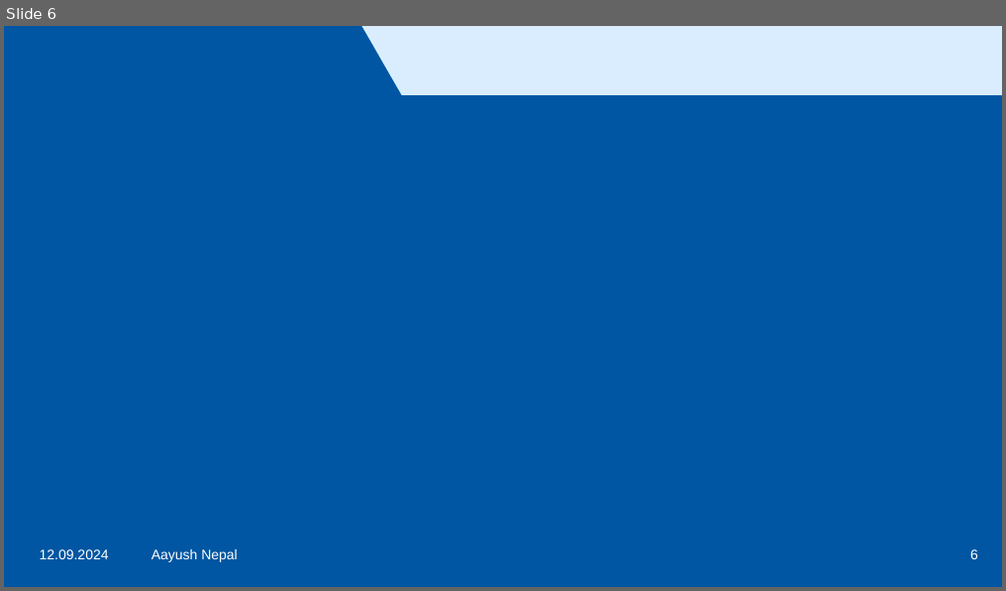
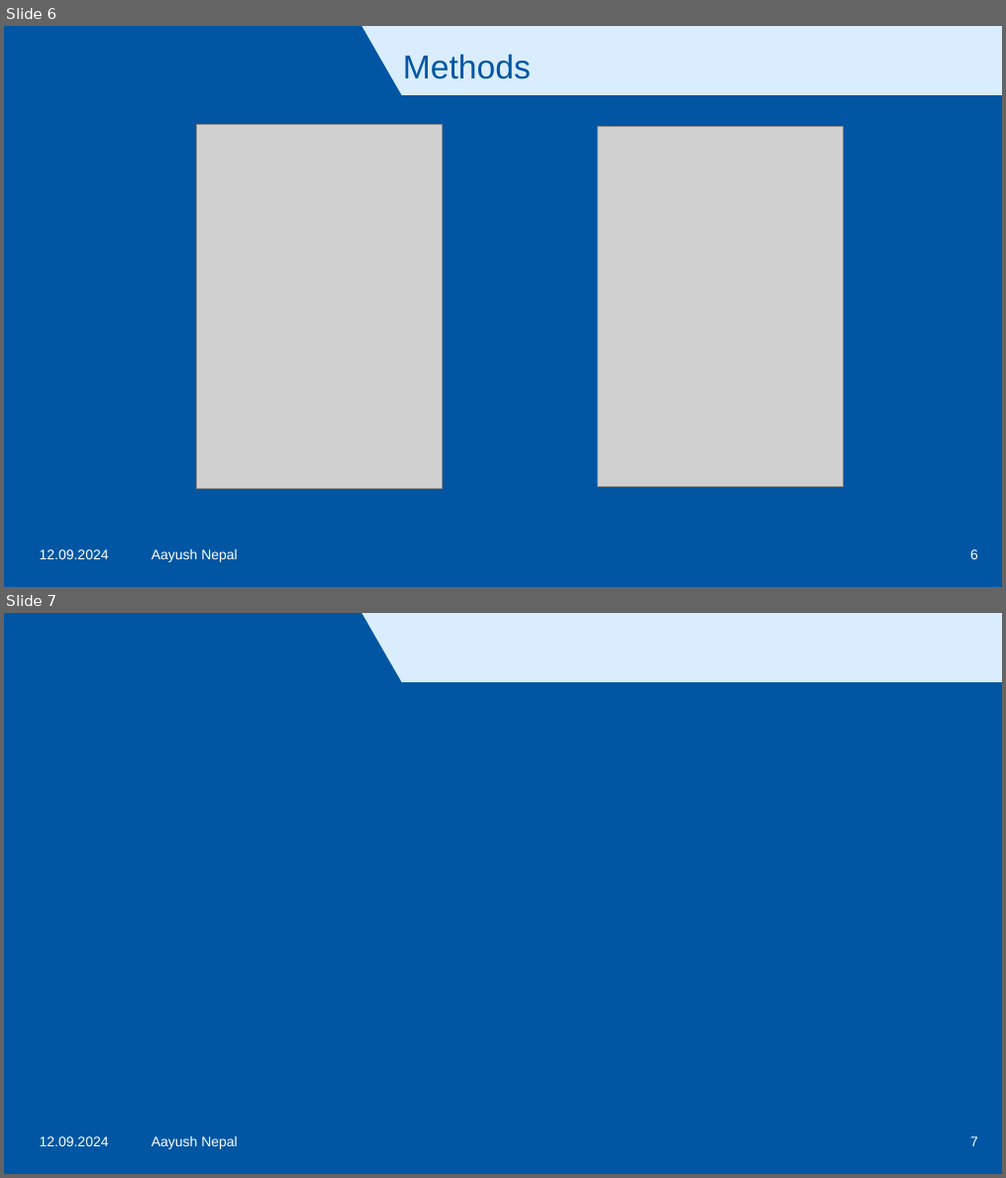
Before and after one commit to nepalaayush/thesis_new, a slide deck: symposium+defense/idir_symposium_nepal.pptx. Shown one above the other, each under a label of ours: slide 6 before the commit, slides 6 and 7 after it. The pictures are 1006x591 and 1006x1178 pixels, drawn with LibreOffice and Linux fonts; fonts in the diff are those of the drawing; grey boxes stand for pictures; background and template pictures are left out. Boxes give left, top, right and bottom in pixels: in the first picture for what was removed or moved away, otherwise in the second. Text is boxed around its words. In the diff, an @@ line names an element or a change of style, - is before the commit and + after.

Commit message:
added some figures to methods

```diff
--- a/symposium+defense/idir_symposium_nepal.pptx
+++ b/symposium+defense/idir_symposium_nepal.pptx
@@ slide 6 added at [4, 26, 1002, 587], background #0056A2; not listed: 1 template element that a slide beside it also shows @@
@@ title added at [403, 54, 531, 79], 24 pt, text #0056A2 @@
+Methods
@@ picture added at [197, 125, 443, 489] @@
@@ picture added at [597, 126, 843, 487] @@
@@ text added at [40, 550, 109, 560], 10 pt, text #FFFFFF @@
+12.09.2024
@@ text added at [152, 550, 237, 563], 10 pt, text #FFFFFF @@
+Aayush Nepal
@@ page number added at [911, 542, 978, 566], 10 pt, text #FFFFFF @@
+6
@@ what was slide 6 is now slide 7 @@
@@ page number at [970, 1137, 978, 1147]: text changed @@
-6
+7
```
Also in this commit, not shown: 1 slide changed, 7 other files.
